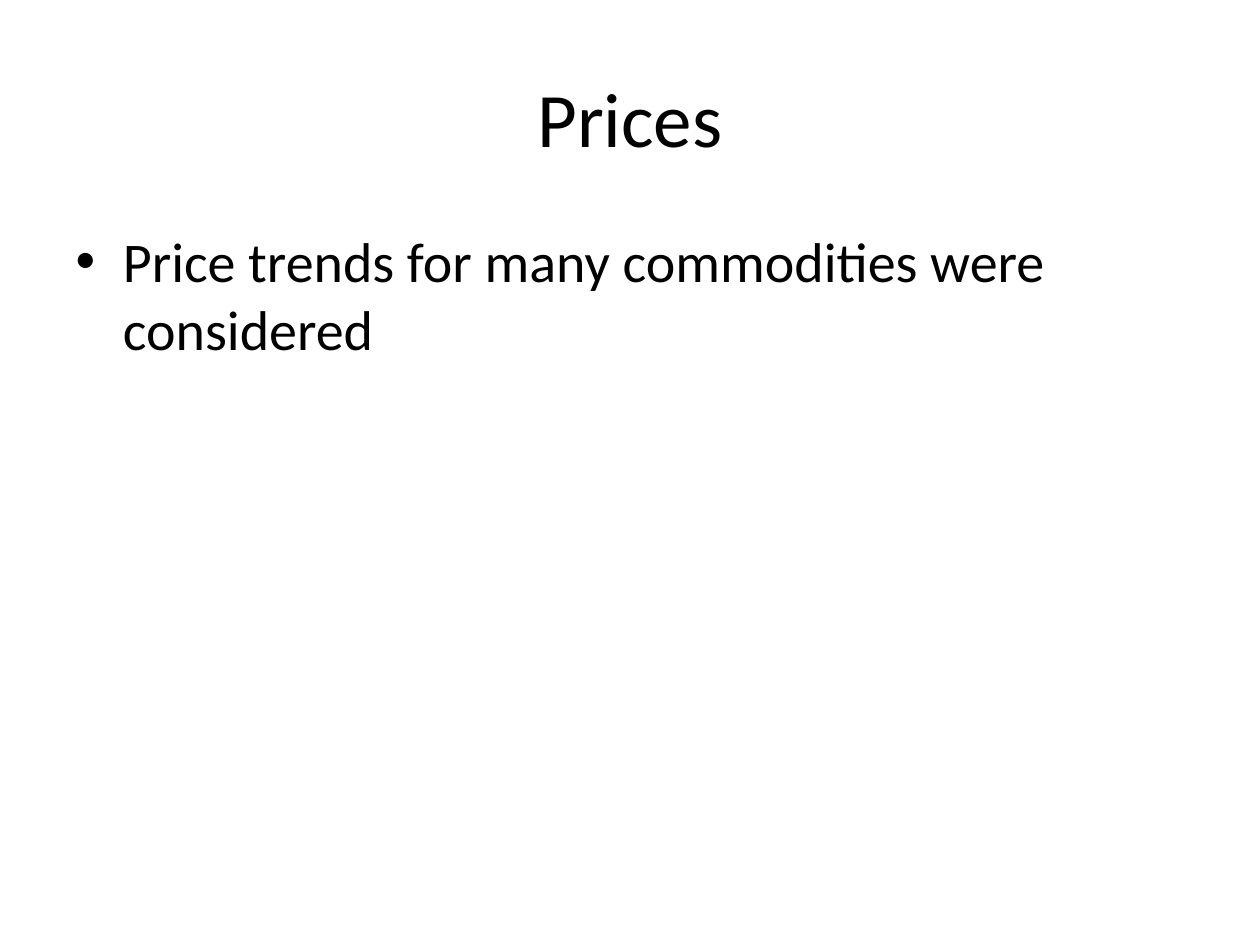
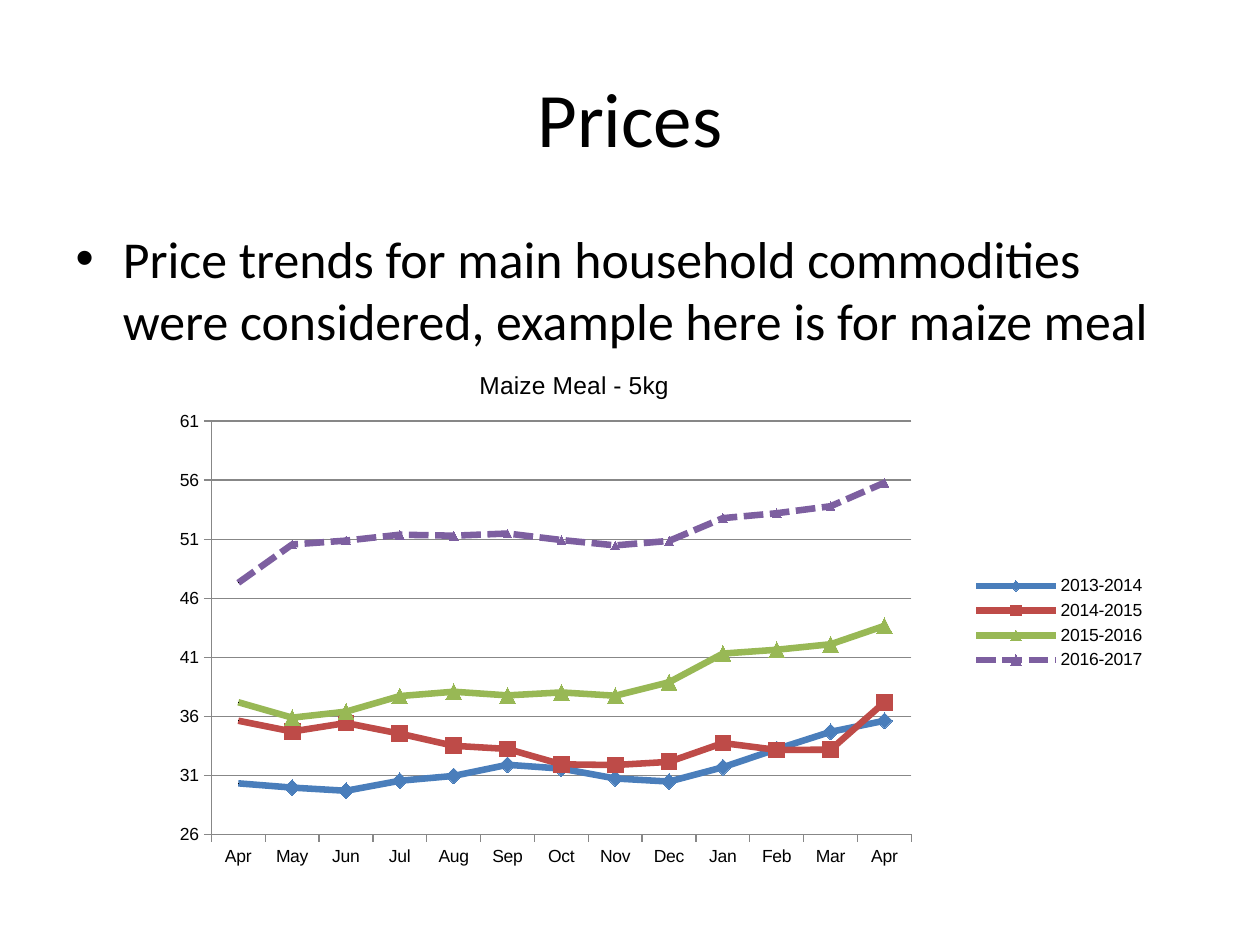
Before and after one commit to chezearth-personal/HEA-Analysis-ZA-2016, a slide deck: slide 22 of report/nofa_presentation-sadc.pptx. Drawn at 1260x945 pixels with LibreOffice and Linux fonts; fonts in the diff are those of the drawing. Boxes give left, top, right and bottom in pixels: in the first picture for what was removed or moved away, otherwise in the second. Text is boxed around its words. In the diff, an @@ line names an element or a change of style, - is before the commit and + after.

```diff
--- a/report/nofa_presentation-sadc.pptx
+++ b/report/nofa_presentation-sadc.pptx
@@ text at (123,242,1148,349): text changed; size 32 to 29.6 pt @@
-• Price trends for many commodities were considered
+• Price trends for main household commodities were considered, example here is for maize meal
@@ line chart added at (107,359,1159,887) @@
+title "Maize Meal - 5kg"
+categories: Apr, May, Jun, Jul, Aug, Sep, Oct, Nov, Dec, Jan, Feb, Mar, Apr
+2013-2014: 30.3, 30, 29.7, 30.5, 30.9, 31.9, 31.6, 30.7, 30.5, 31.7, 33.2, 34.7, 35.6
+2014-2015: 35.6, 34.7, 35.4, 34.5, 33.5, 33.2, 31.9, 31.9, 32.1, 33.7, 33.1, 33.2, 37.2
+2015-2016: 37.2, 35.9, 36.4, 37.7, 38.1, 37.8, 38, 37.7, 38.9, 41.3, 41.6, 42.1, 43.7
+2016-2017: 47.3, 50.5, 50.9, 51.4, 51.3, 51.5, 50.9, 50.5, 50.9, 52.8, 53.2, 53.8, 55.8
```
Also in this commit, not shown: 8 slides added.
